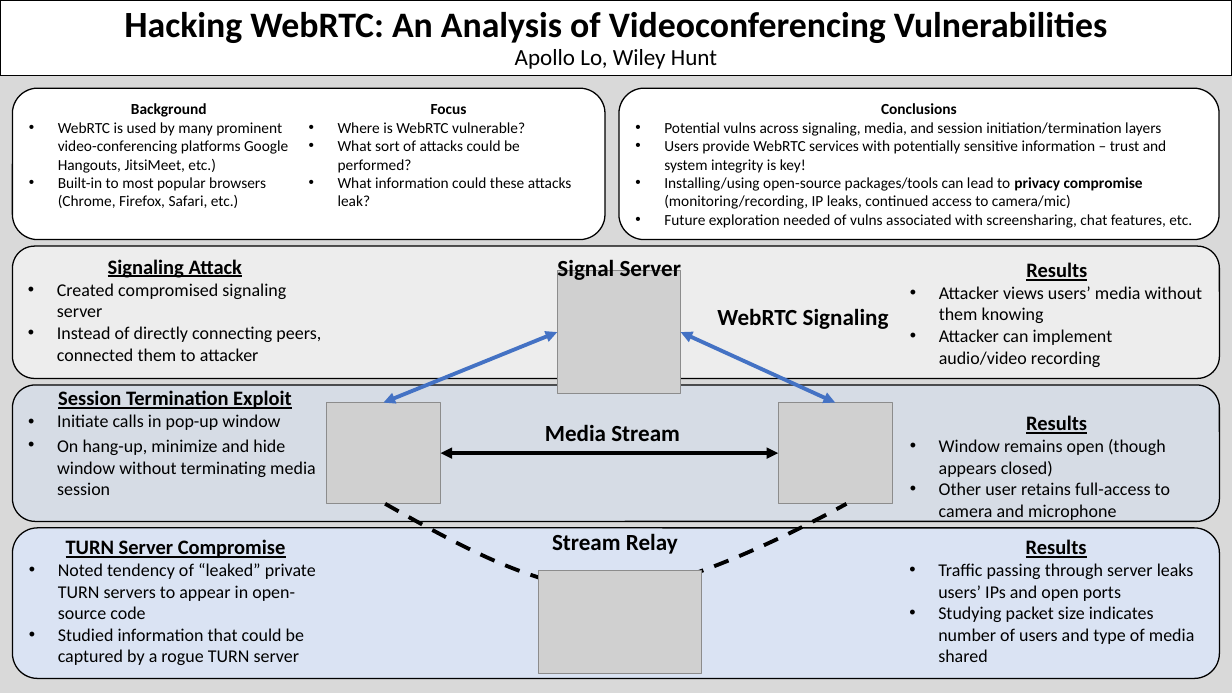
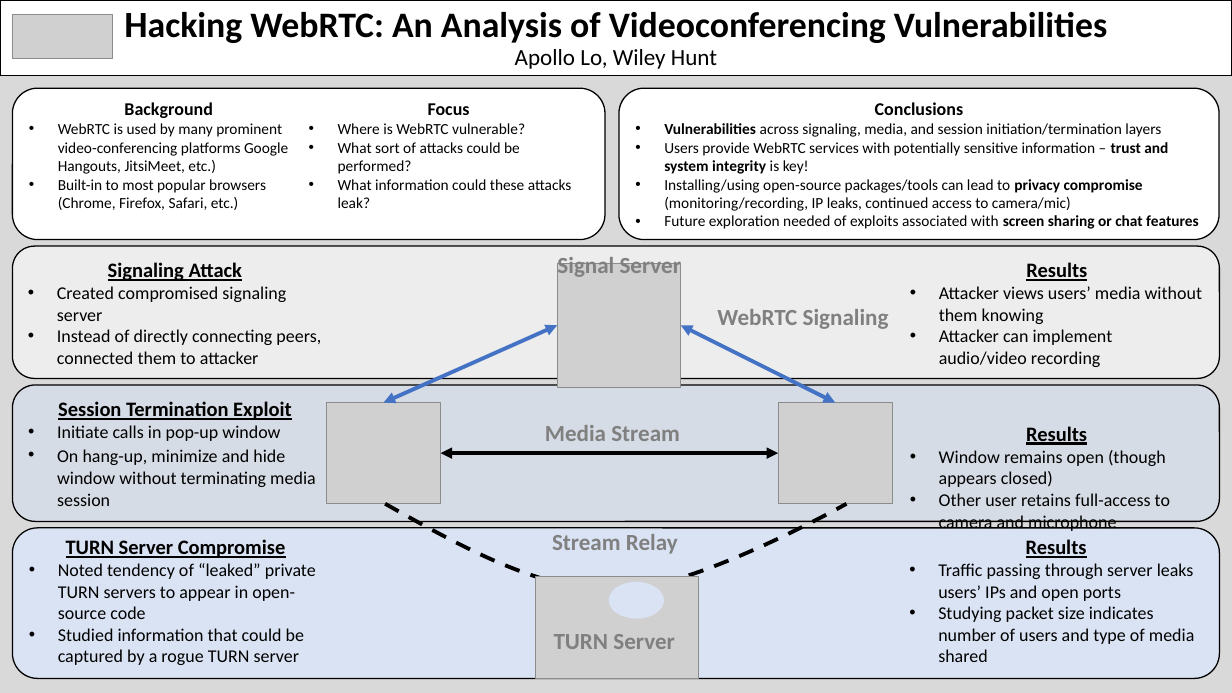
Before and after one commit to whunt1965/WEBRTC-CYBERSEC, a slide deck: slide 1 of WEBRTC_Slide.pptx. Drawn at 1232x693 pixels with LibreOffice and Linux fonts; fonts in the diff are those of the drawing; grey boxes stand for pictures. Boxes give left, top, right and bottom in pixels: in the first picture for what was removed or moved away, otherwise in the second. Text is boxed around its words. In the diff, an @@ line names an element or a change of style, - is before the commit and + after.

```diff
--- a/WEBRTC_Slide.pptx
+++ b/WEBRTC_Slide.pptx
@@ picture added at (12,14,112,58) @@
@@ text in rounded rectangle at (124,102,470,118): size 12 to 14 pt in "Background", "Focus" @@
@@ text in rounded rectangle at (664,123,1161,137): text changed @@
-• Potential vulns across signaling, media, and session initiation/termination layers
+• Vulnerabilities across signaling, media, and session initiation/termination layers
@@ text in rounded rectangle at (664,142,1168,174): size 12 to 14 pt in "Conclusions"; bold on in "trust and system integrity" @@
@@ text in rounded rectangle at (664,215,1199,229): text changed @@
-• Future exploration needed of vulns associated with screensharing, chat features, etc.
+• Future exploration needed of exploits associated with screen sharing or chat features
@@ rounded rectangle "Signaling Attack" at (12,246,1219,378): vertical alignment middle to top @@
@@ text colour #000000 to #808080 in 4 elements at (717,309,889,329), (545,425,680,441), (552,534,678,554), (557,257,681,279) @@
@@ picture: place and size @@
-picture at (557,271,681,395)
+picture at (557,263,681,387)
@@ double arrow moved from (384, 403) - (557, 332) to (384, 403) - (557, 325) @@
@@ double arrow moved from (681, 332) - (836, 403) to (681, 325) - (836, 403) @@
@@ rounded rectangle "Session Termination Exploit" at (12,385,1219,522): vertical alignment middle to top @@
@@ picture: place and size @@
-picture at (539,571,702,674)
+picture at (536,577,700,679)
@@ ellipse added at (609,582,664,617), fill #DAE3F3, outline #DAE3F3 1 pt @@
@@ text added at (554,634,674,649), 18 pt, text #808080, bold @@
+TURN Server
```
Also in this commit, not shown: 3 slides removed.
